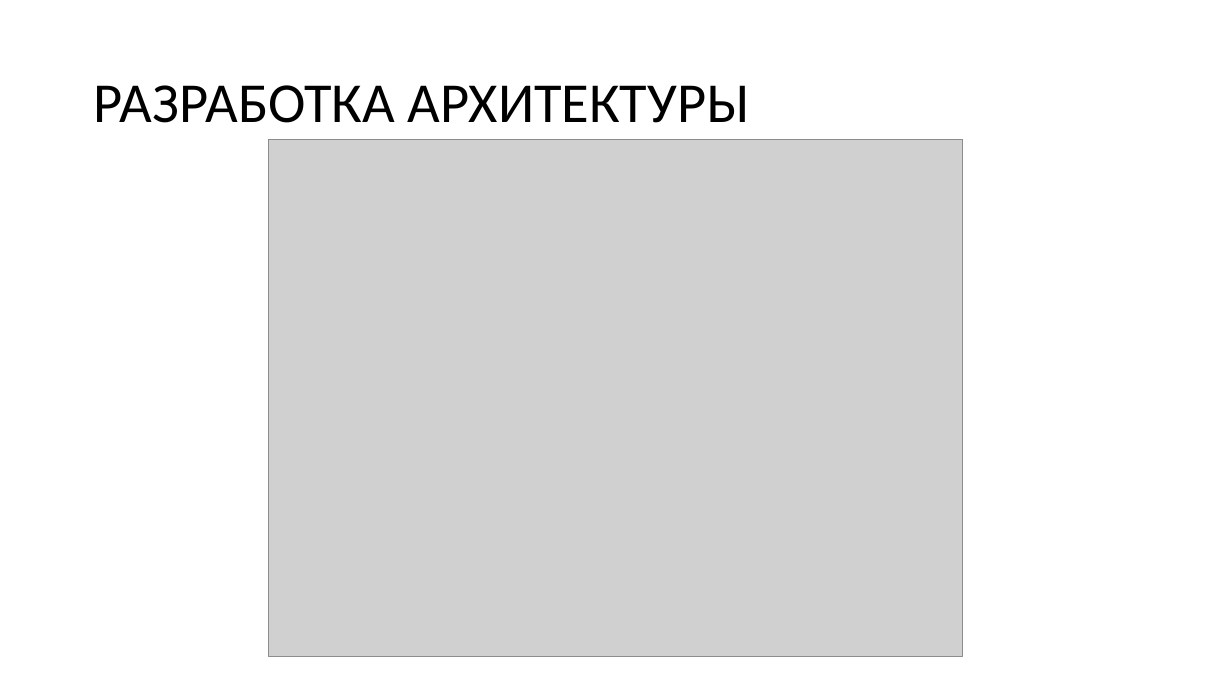
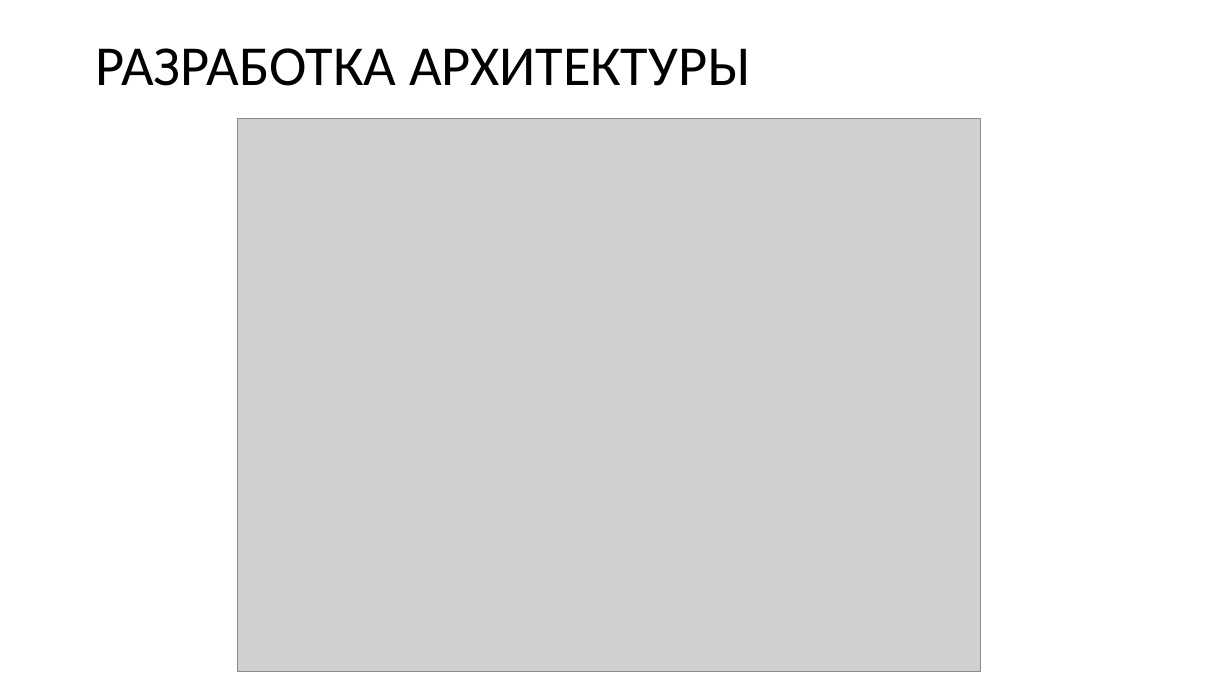
Before and after one commit to Wideweb/-digital-psychology-docs, a slide deck: slide 6 of Алькевич А.С/Презентация.pptx. Drawn at 1232x693 pixels with LibreOffice and Linux fonts; fonts in the diff are those of the drawing; grey boxes stand for pictures. Boxes give left, top, right and bottom in pixels: in the first picture for what was removed or moved away, otherwise in the second. Text is boxed around its words. In the diff, an @@ line names an element or a change of style, - is before the commit and + after.

```diff
--- a/Алькевич А.С/Презентация.pptx
+++ b/Алькевич А.С/Презентация.pptx
@@ title "РАЗРАБОТКА АРХИТЕКТУРЫ": place and size @@
-title "РАЗРАБОТКА АРХИТЕКТУРЫ" at box(94, 85, 749, 123)
+title "РАЗРАБОТКА АРХИТЕКТУРЫ" at box(95, 48, 750, 86)
@@ picture: place and size @@
-picture at box(269, 140, 963, 656)
+picture at box(238, 119, 981, 673)
```
Also in this commit, not shown: 5 other slides changed, 5 other files.
